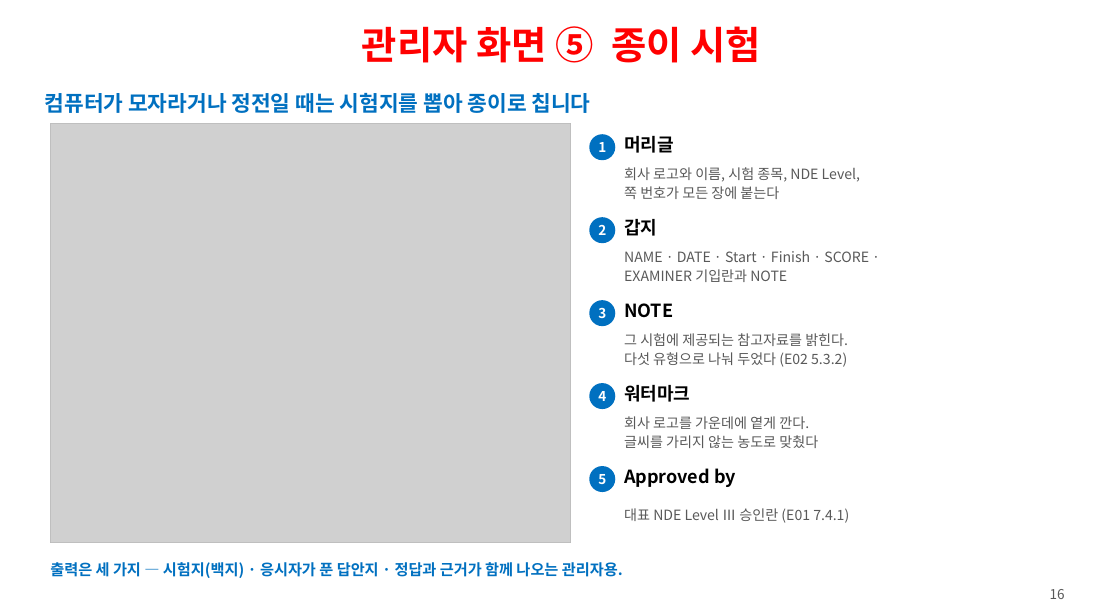
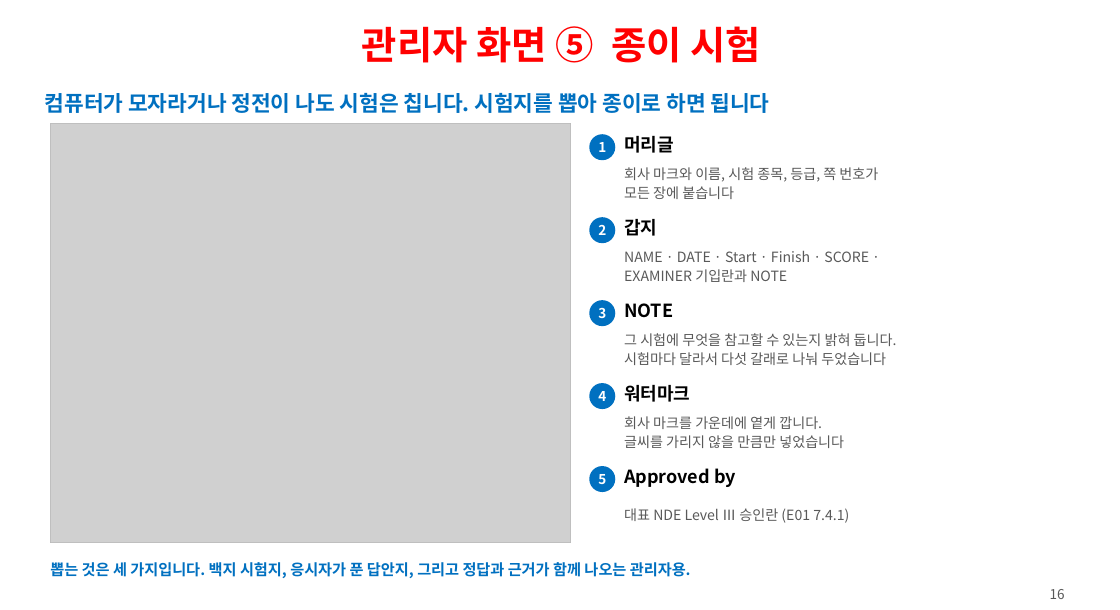
Before and after one commit to ys1277-sys/HIENDT-CBT, a slide deck: slide 16 of docs/발표자료-CBT-2026-08.pptx. Drawn at 1120x610 pixels with LibreOffice and Linux fonts; fonts in the diff are those of the drawing; grey boxes stand for pictures. Boxes give left, top, right and bottom in pixels: in the first picture for what was removed or moved away, otherwise in the second. Text is boxed around its words. In the diff, an @@ line names an element or a change of style, - is before the commit and + after.

```diff
--- a/docs/발표자료-CBT-2026-08.pptx
+++ b/docs/발표자료-CBT-2026-08.pptx
@@ text at <box>45,93,770,113</box>: text changed @@
-컴퓨터가 모자라거나 정전일 때는 시험지를 뽑아 종이로 칩니다
+컴퓨터가 모자라거나 정전이 나도 시험은 칩니다. 시험지를 뽑아 종이로 하면 됩니다
@@ text at <box>624,167,878,199</box>: text changed @@
-회사 로고와 이름, 시험 종목, NDE Level,
-쪽 번호가 모든 장에 붙는다
+회사 마크와 이름, 시험 종목, 등급, 쪽 번호가
+모든 장에 붙습니다
@@ text at <box>624,333,897,365</box>: text changed @@
-그 시험에 제공되는 참고자료를 밝힌다.
-다섯 유형으로 나눠 두었다 (E02 5.3.2)
+그 시험에 무엇을 참고할 수 있는지 밝혀 둡니다.
+시험마다 달라서 다섯 갈래로 나눠 두었습니다
@@ text at <box>624,416,844,448</box>: text changed @@
-회사 로고를 가운데에 옅게 깐다.
-글씨를 가리지 않는 농도로 맞췄다
+회사 마크를 가운데에 옅게 깝니다.
+글씨를 가리지 않을 만큼만 넣었습니다
@@ text at <box>50,562,691,578</box>: text changed @@
-출력은 세 가지 — 시험지(백지) · 응시자가 푼 답안지 · 정답과 근거가 함께 나오는 관리자용.
+뽑는 것은 세 가지입니다. 백지 시험지, 응시자가 푼 답안지, 그리고 정답과 근거가 함께 나오는 관리자용.
```
Also in this commit, not shown: 27 other slides changed, 1 other file.
